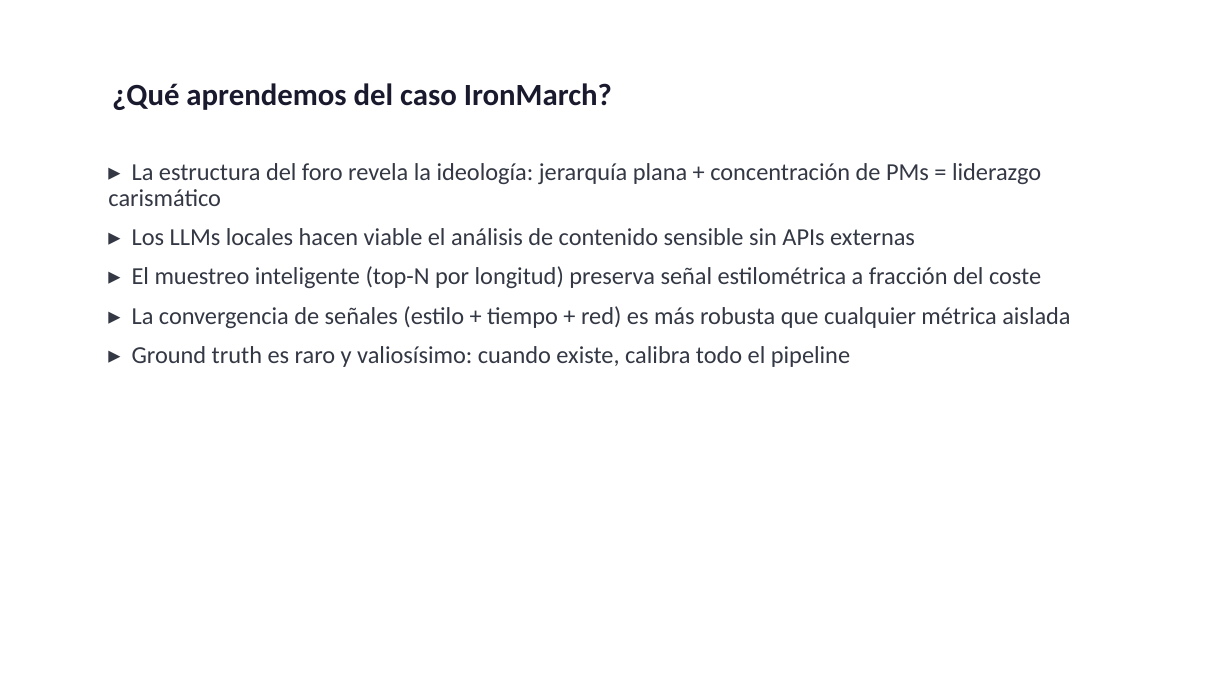
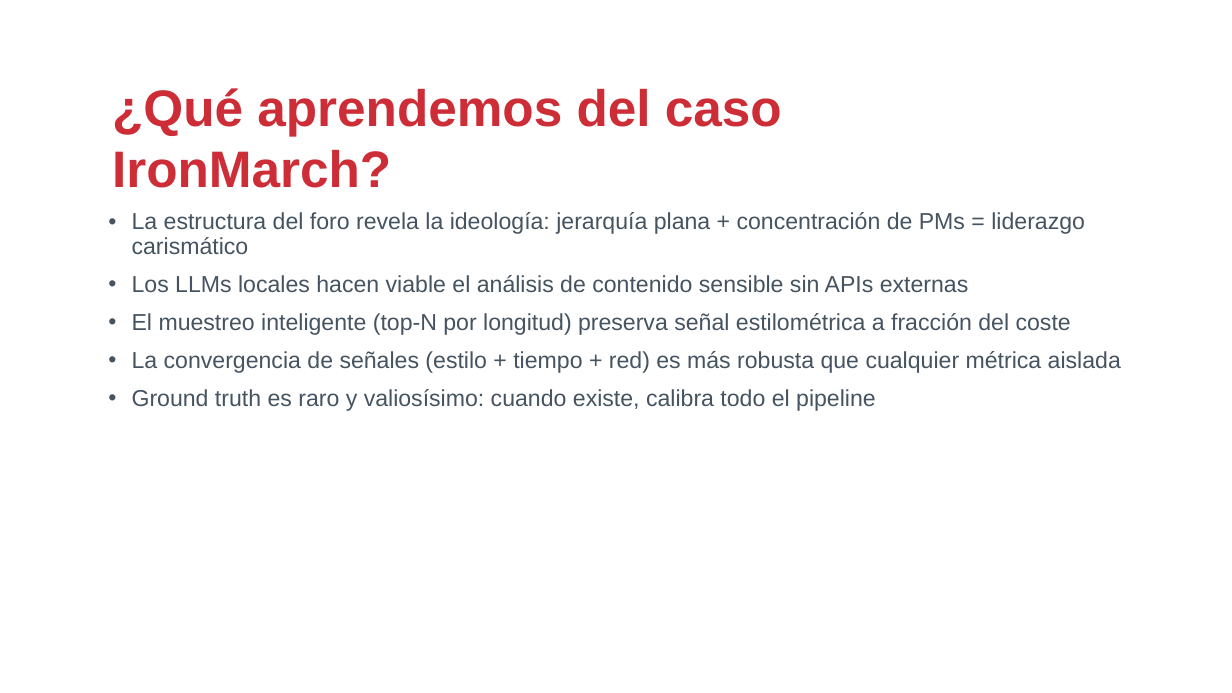
Before and after one commit to drj3ky11/FearOfTheDark, a slide deck: slide 25 of IronMarch/csbc26_caso_ironmarch.pptx. Drawn at 1232x693 pixels with LibreOffice and Linux fonts; fonts in the diff are those of the drawing; background and template pictures are left out. Boxes give left, top, right and bottom in pixels: in the first picture for what was removed or moved away, otherwise in the second. Text is boxed around its words. In the diff, an @@ line names an element or a change of style, - is before the commit and + after.

```diff
--- a/IronMarch/csbc26_caso_ironmarch.pptx
+++ b/IronMarch/csbc26_caso_ironmarch.pptx
@@ text "¿Qué aprendemos del caso IronMarch?" at box(112, 88, 782, 188): size 24 to 40 pt, font Calibri to Arial, text colour #1A1A2E to #CD2D37 @@
@@ text at box(132, 212, 1121, 411): text changed; size 19 to 18 pt; font Calibri to Arial; text colour #333844 to #465461 @@
-▸ La estructura del foro revela la ideología: jerarquía plana + concentración de PMs = liderazgo carismático
-▸ Los LLMs locales hacen viable el análisis de contenido sensible sin APIs externas
-▸ El muestreo inteligente (top-N por longitud) preserva señal estilométrica a fracción del coste
-▸ La convergencia de señales (estilo + tiempo + red) es más robusta que cualquier métrica aislada
-▸ Ground truth es raro y valiosísimo: cuando existe, calibra todo el pipeline
+• La estructura del foro revela la ideología: jerarquía plana + concentración de PMs = liderazgo carismático
+• Los LLMs locales hacen viable el análisis de contenido sensible sin APIs externas
+• El muestreo inteligente (top-N por longitud) preserva señal estilométrica a fracción del coste
+• La convergencia de señales (estilo + tiempo + red) es más robusta que cualquier métrica aislada
+• Ground truth es raro y valiosísimo: cuando existe, calibra todo el pipeline
```
Also in this commit, not shown: 24 other slides changed, 7 other files.
